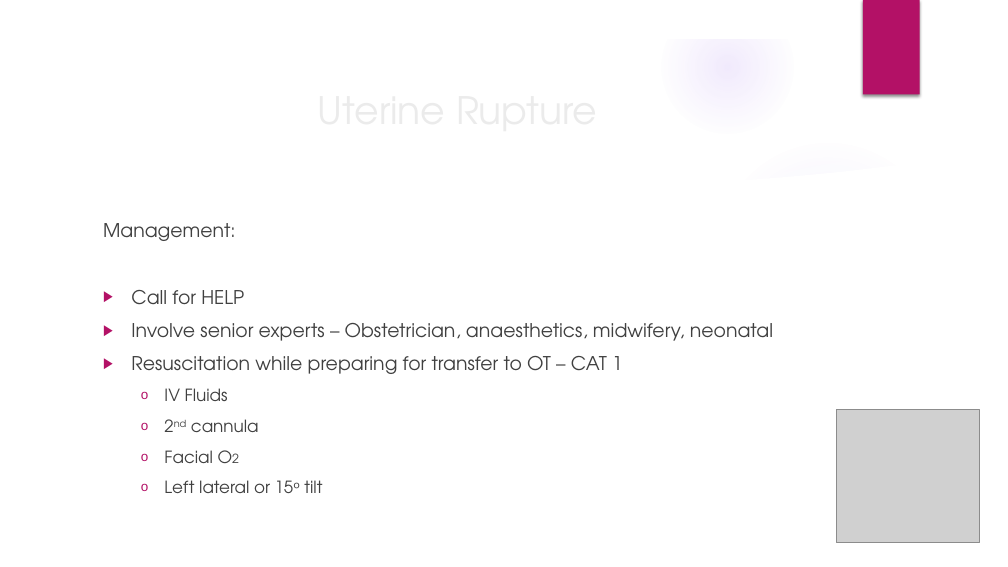
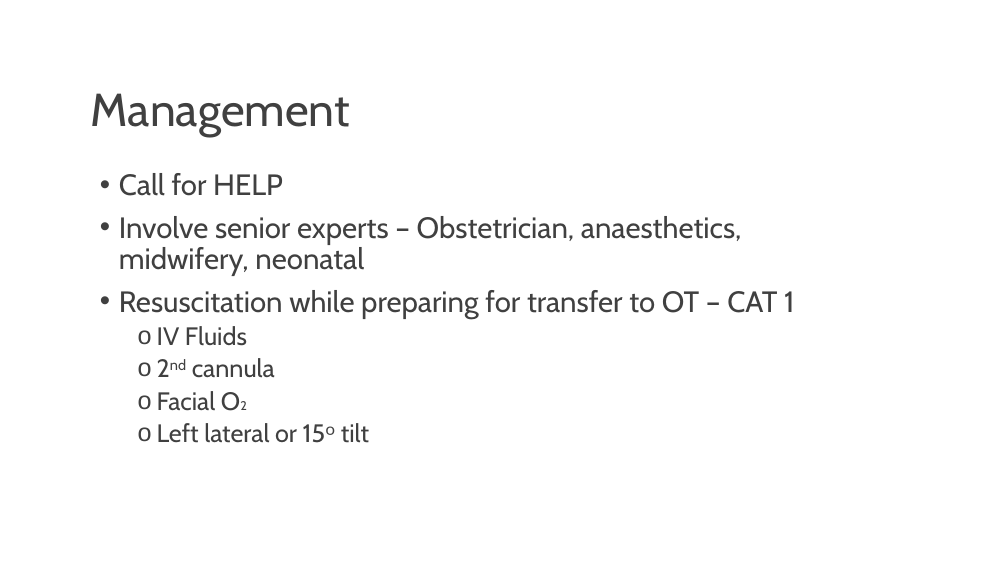
Before and after one commit to matt-thorpe87/mep, a slide deck: slide 10 of docs/assets/presentations/uterine-rupture.pptx. Drawn at 1008x567 pixels with LibreOffice and Linux fonts; fonts in the diff are those of the drawing; grey boxes stand for pictures; background and template pictures are left out. Boxes give left, top, right and bottom in pixels: in the first picture for what was removed or moved away, otherwise in the second. Text is boxed around its words. In the diff, an @@ line names an element or a change of style, - is before the commit and + after.

```diff
--- a/docs/assets/presentations/uterine-rupture.pptx
+++ b/docs/assets/presentations/uterine-rupture.pptx
@@ group removed at box(0, 0, 1008, 567): 4 ellipses, 2 freeform shapes @@
@@ rectangle removed at box(863, 0, 920, 95) @@
@@ title removed at box(95, 80, 820, 138) @@
-Uterine Rupture
@@ title added at box(91, 93, 350, 137), 44 pt, text #404040 @@
+Management
@@ text "Call for HELP": place and size @@
-text "Call for HELP" at box(103, 223, 773, 493)
+text "Call for HELP" at box(119, 173, 794, 443)
@@ text "Call for HELP" at box(119, 173, 794, 443): size 18 to 28 pt in "Call for HELP", "Involve senior experts – Obstetrician, anaesthetics, midwife ...", "Resuscitation while preparing for transfer to OT ..."; font TeX Gyre Adventor to Cabin; size 16 to 24 pt in "IV Fluids", "2nd cannula", "Facial O2", "Left lateral or 15ᵒ tilt"; bullet ▶ to •; line spacing 1 to 0.9; indent changed; less space between paragraphs @@
@@ text at box(103, 223, 236, 241): paragraph removed @@
-Management:
@@ picture removed at box(836, 410, 980, 543) @@
```
Also in this commit, not shown: 13 other slides changed, 3 other files.
